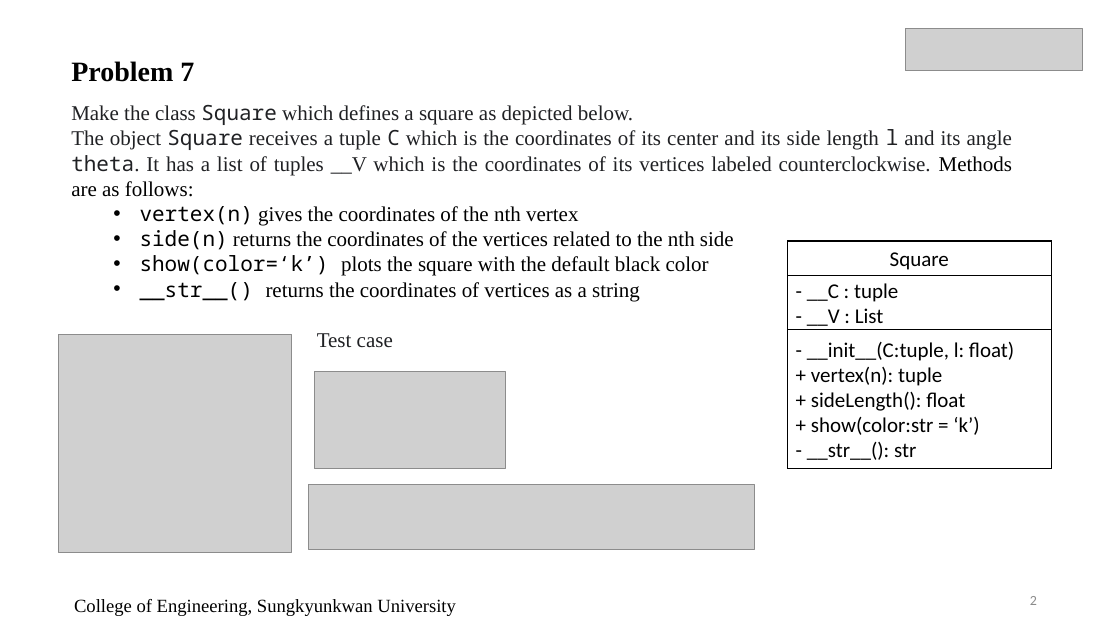
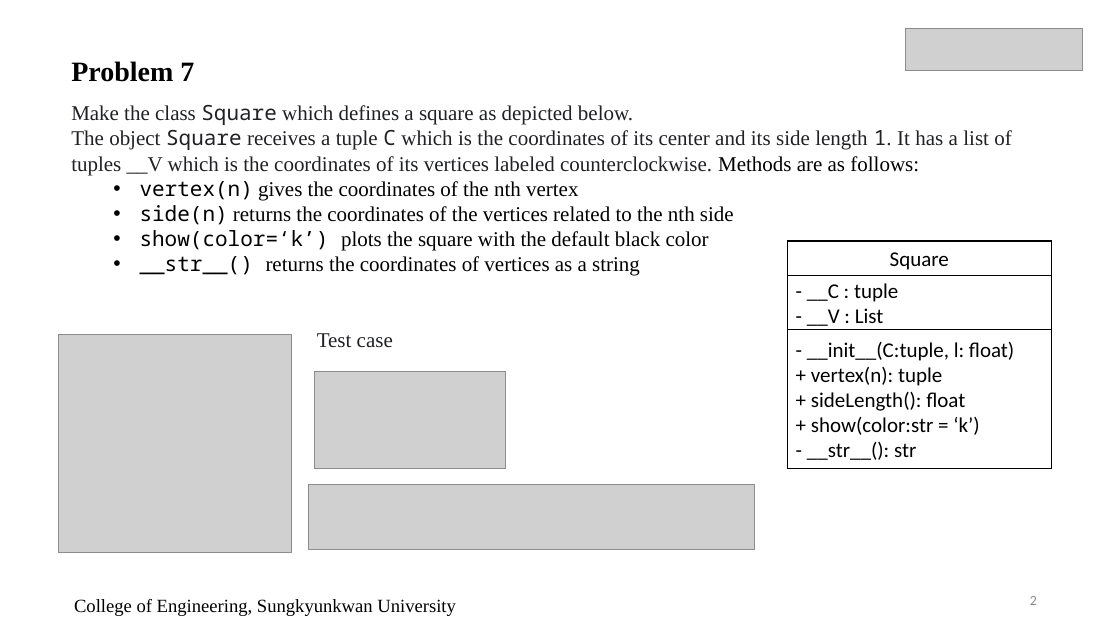
Before and after one commit to yoponchik/Computer-Programming-For-Engineers, a slide deck: slide 2 of PPT Slides/Week_14_Lecture_1 (solving example problems).pptx. Drawn at 1120x630 pixels with LibreOffice and Linux fonts; fonts in the diff are those of the drawing; grey boxes stand for pictures. Boxes give left, top, right and bottom in pixels: in the first picture for what was removed or moved away, otherwise in the second. Text is boxed around its words. In the diff, an @@ line names an element or a change of style, - is before the commit and + after.

```diff
--- a/PPT Slides/Week_14_Lecture_1 (solving example problems).pptx
+++ b/PPT Slides/Week_14_Lecture_1 (solving example problems).pptx
@@ text at (x1=71, y1=130, x2=1011, y2=175): text changed @@
-The object Square receives a tuple C which is the coordinates of its center and its side length l and its angle theta. It has a list of tuples __V which is the coordinates of its vertices labeled counterclockwise. Methods are as follows:
+The object Square receives a tuple C which is the coordinates of its center and its side length 1. It has a list of tuples __V which is the coordinates of its vertices labeled counterclockwise. Methods are as follows:
```
Also in this commit, not shown: 1 other file.
